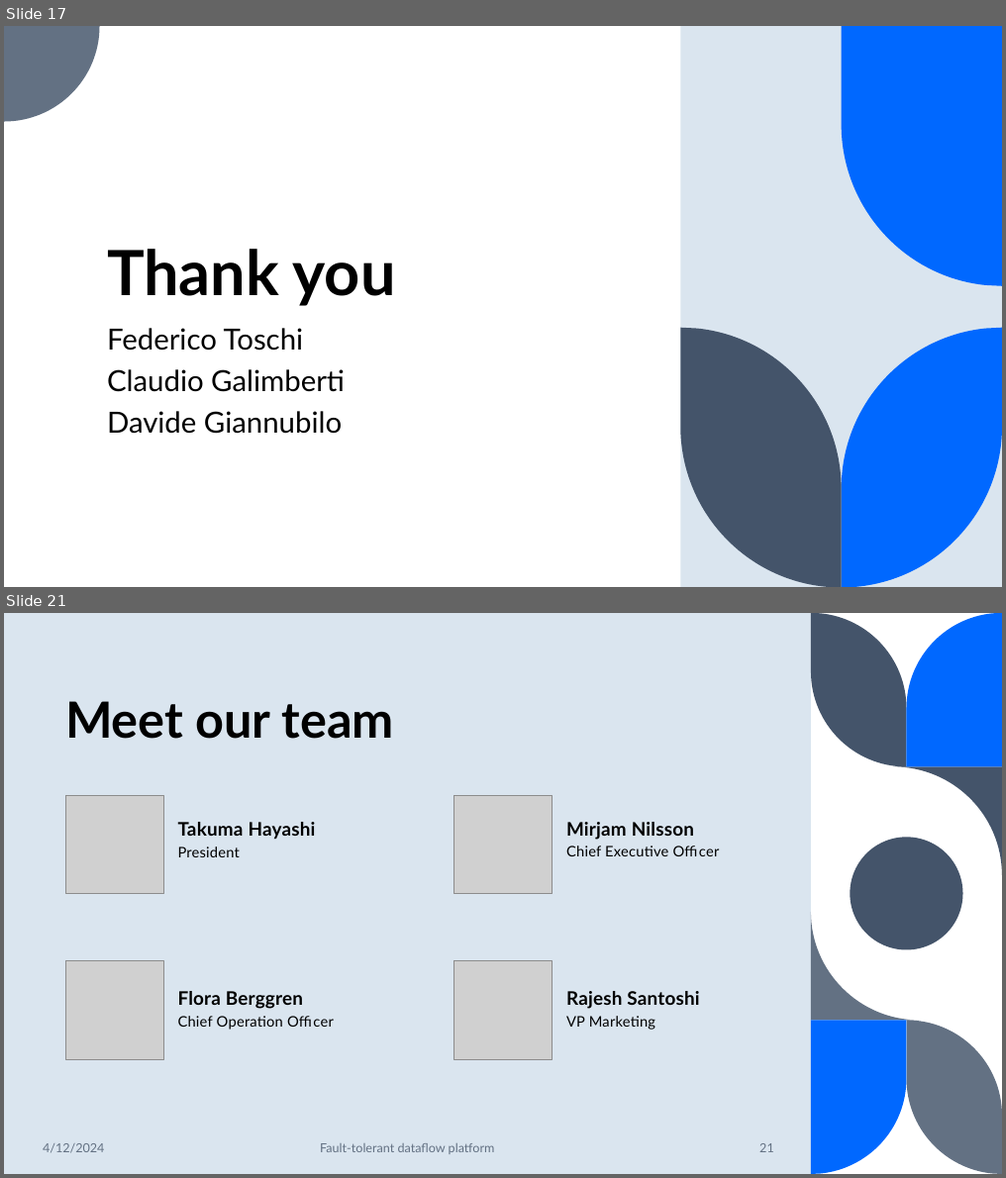
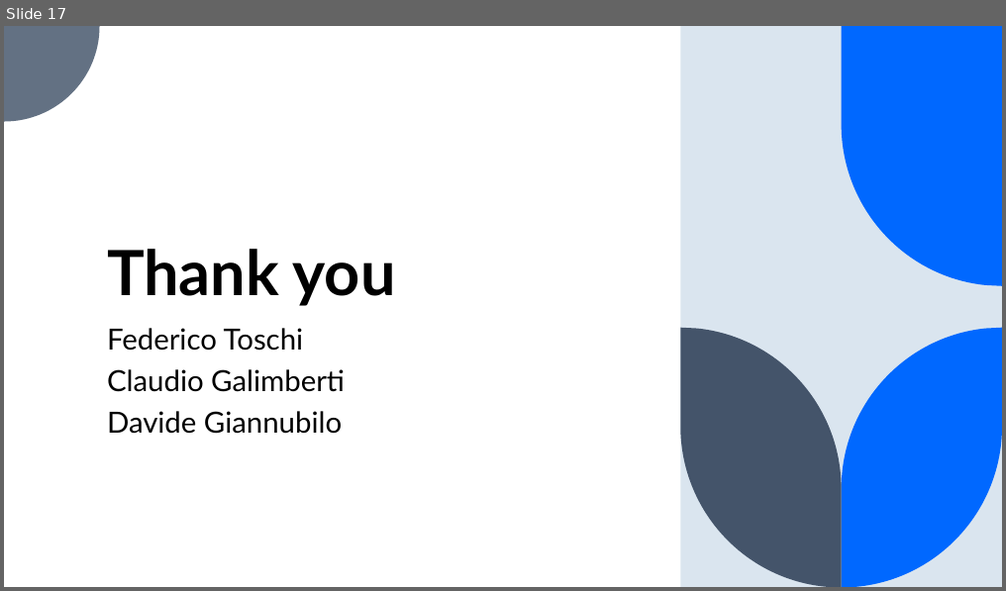
Before and after one commit to ftoschi14/DISTSYS-2023-Toschi-Giannubilo-Galimberti, a slide deck: Presentazione_Progetto_TGG.pptx. Shown one above the other, each under a label of ours: slides 17 and 21 before the commit, slide 17 after it; the slides between them are not shown. The pictures are 1006x1178 and 1006x591 pixels, drawn with LibreOffice and Linux fonts; fonts in the diff are those of the drawing; grey boxes stand for pictures. Boxes give left, top, right and bottom in pixels: in the first picture for what was removed or moved away, otherwise in the second. Text is boxed around its words. In the diff, an @@ line names an element or a change of style, - is before the commit and + after.

```diff
--- a/Presentazione_Progetto_TGG.pptx
+++ b/Presentazione_Progetto_TGG.pptx
@@ slide 21 removed at [4, 613, 1002, 1174], background #FFFFFF @@
@@ rectangle removed at [4, 613, 811, 1174] @@
@@ freeform shape removed at [811, 613, 907, 767] @@
@@ freeform shape removed at [907, 613, 1002, 767] @@
@@ title removed at [65, 701, 394, 739] @@
-Meet our team
@@ freeform shape removed at [893, 767, 1002, 875] @@
@@ picture removed at [65, 796, 163, 894] @@
@@ picture removed at [453, 796, 552, 894] @@
@@ text removed at [178, 822, 316, 840] @@
-Takuma Hayashi
@@ text removed at [178, 847, 240, 858] @@
-President
@@ text removed at [287, 846, 668, 1027] @@
-Chief Executive Officer
@@ text removed at [566, 822, 694, 840] @@
-Mirjam Nilsson
@@ ellipse removed at [849, 837, 963, 950] @@
@@ freeform shape removed at [811, 912, 920, 1020] @@
@@ picture removed at [65, 961, 163, 1059] @@
@@ picture removed at [453, 961, 552, 1059] @@
@@ text removed at [178, 991, 303, 1009] @@
-Flora Berggren
@@ text removed at [566, 991, 699, 1009] @@
-Rajesh Santoshi
@@ text removed at [178, 1016, 283, 1030] @@
-Chief Operation Officer
@@ text removed at [566, 1016, 655, 1030] @@
-VP Marketing
@@ freeform shape removed at [811, 1020, 907, 1174] @@
@@ freeform shape removed at [907, 1020, 1002, 1174] @@
@@ text removed at [43, 1144, 104, 1154] @@
-4/12/2024
@@ text removed at [320, 1144, 495, 1155] @@
-Fault-tolerant dataflow platform
@@ page number removed at [759, 1144, 774, 1153] @@
-21
```
Also in this commit, not shown: 15 slides changed, 5 other slides removed.
